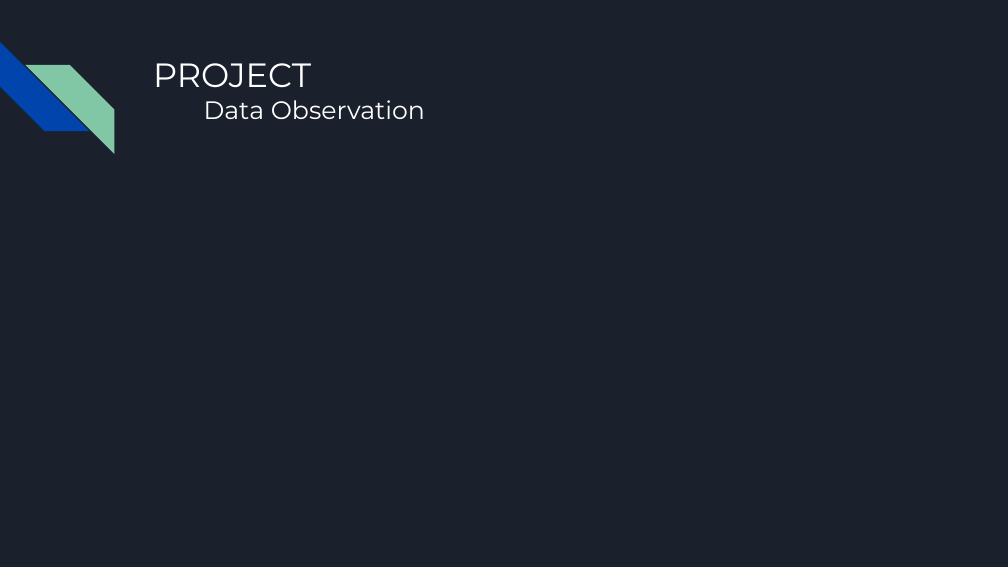
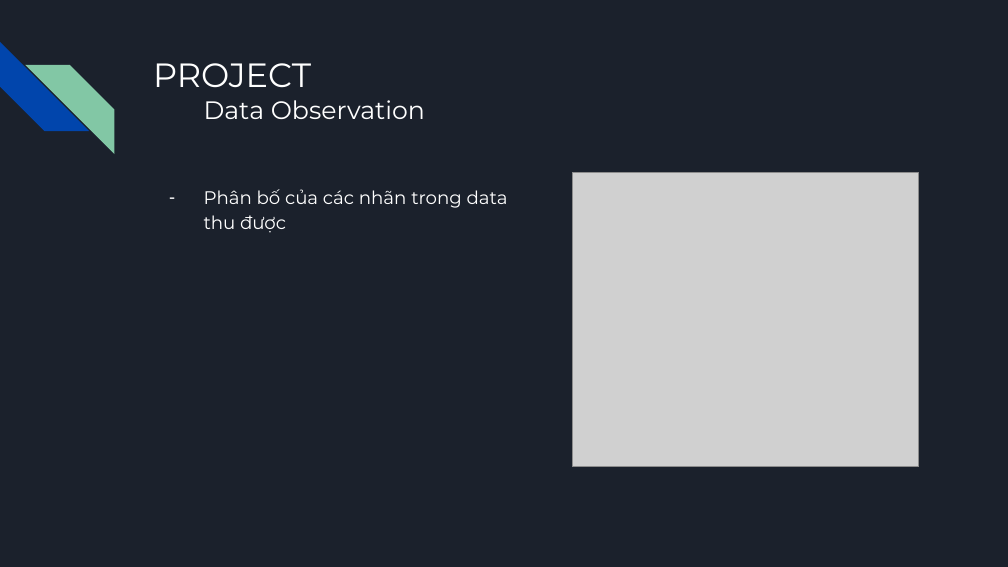
Before and after one commit to nghiaplt/DataScienceFinalProject, a slide deck: slide 8 of Slide.pptx (slide 9 before the commit). Drawn at 1008x567 pixels with LibreOffice and Linux fonts; fonts in the diff are those of the drawing; grey boxes stand for pictures. Boxes give left, top, right and bottom in pixels: in the first picture for what was removed or moved away, otherwise in the second. Text is boxed around its words. In the diff, an @@ line names an element or a change of style, - is before the commit and + after.

Commit message:
update slide, doc

```diff
--- a/Slide.pptx
+++ b/Slide.pptx
@@ picture added at box(573, 172, 919, 467) @@
@@ text added at box(204, 189, 508, 233), 13 pt, text #FFFFFF @@
+– Phân bố của các nhãn trong data thu được
```
Also in this commit, not shown: 4 other slides changed, 10 slides added, 5 slides removed, 2 other files.
